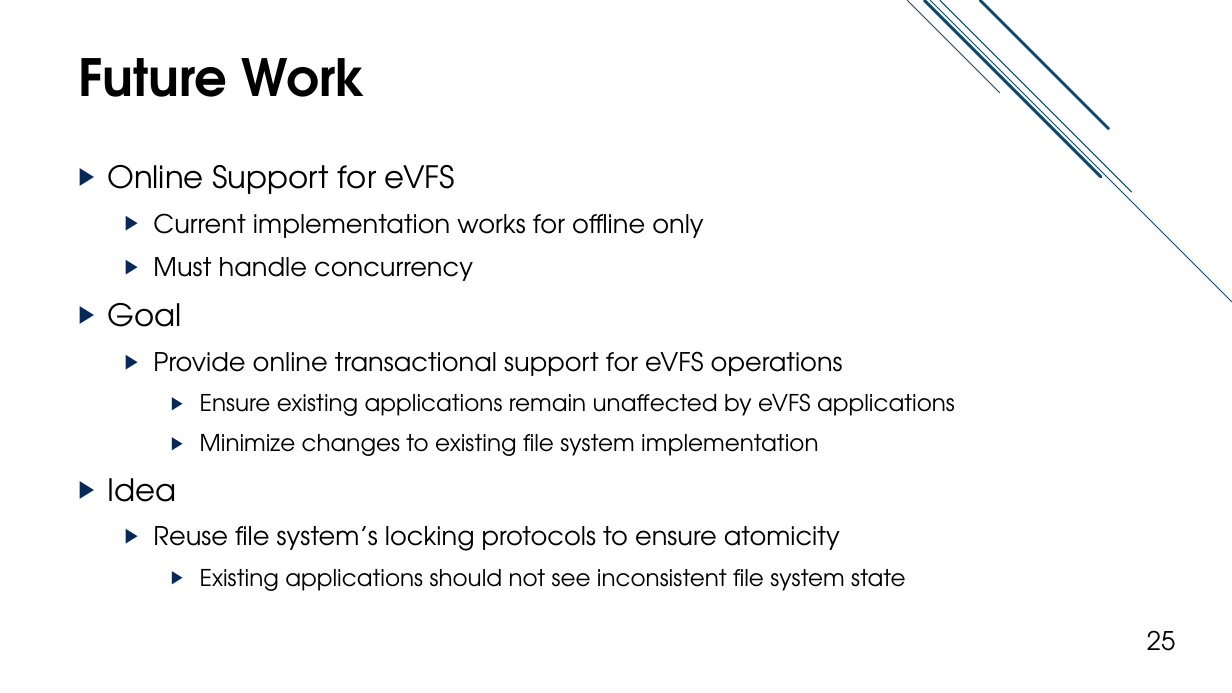
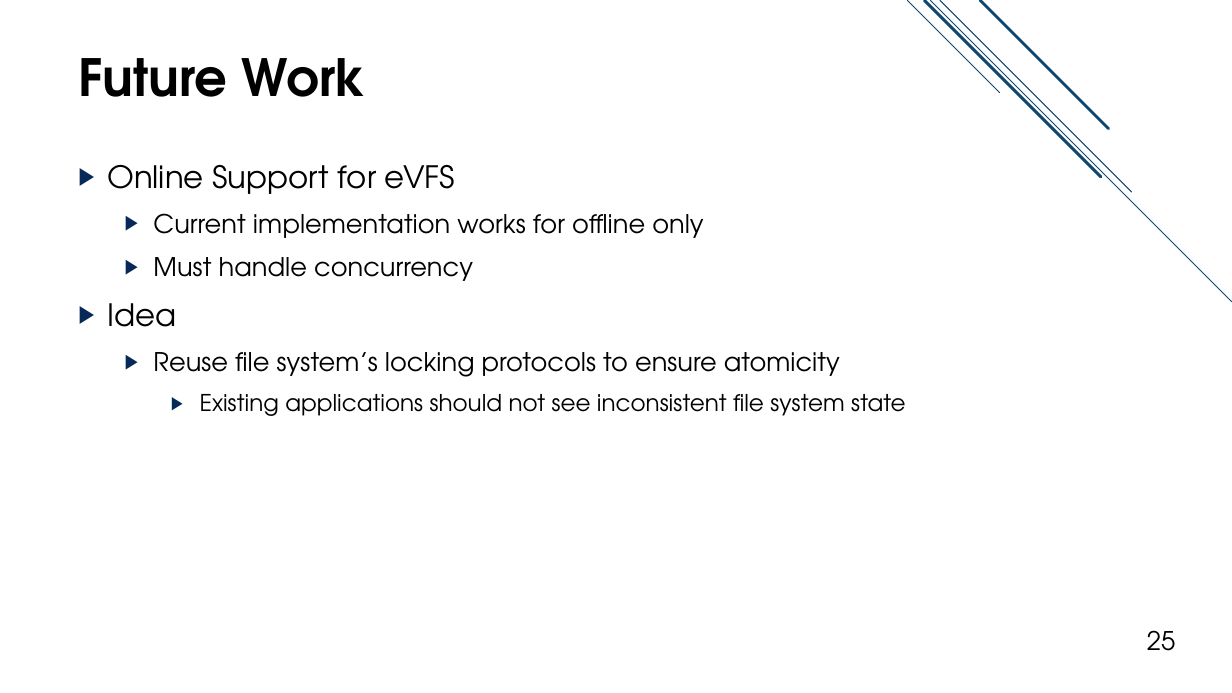
Before and after one commit to jacksun007/evfs-paper, a slide deck: slide 25 of slide/evfs_talk.pptx. Drawn at 1232x693 pixels with LibreOffice and Linux fonts; fonts in the diff are those of the drawing. Boxes give left, top, right and bottom in pixels: in the first picture for what was removed or moved away, otherwise in the second. Text is boxed around its words. In the diff, an @@ line names an element or a change of style, - is before the commit and + after.

```diff
--- a/slide/evfs_talk.pptx
+++ b/slide/evfs_talk.pptx
@@ text at bbox=[107, 303, 955, 456]: paragraphs removed @@
-▶ Goal
-  ▶ Provide online transactional support for eVFS operations
-    ▶ Ensure existing applications remain unaffected by eVFS applications
-    ▶ Minimize changes to existing file system implementation
```
Also in this commit, not shown: 2 other slides changed.
